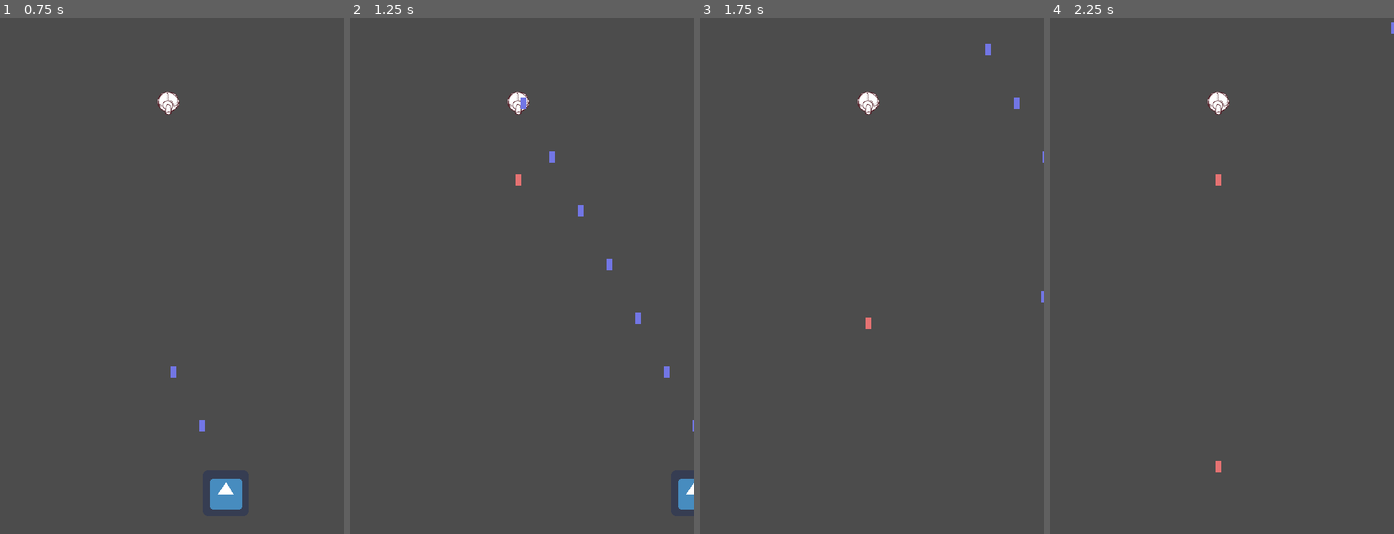
Above: before the commit, frames 1-4 (left to right).
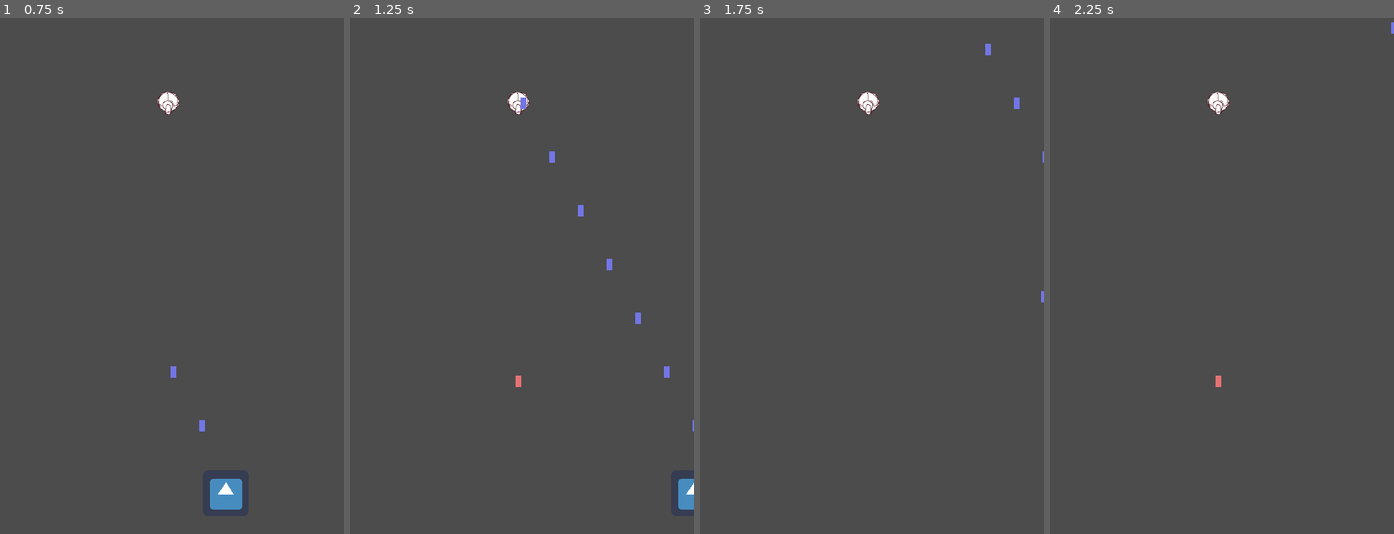
Above: after the commit, the same moments.

Repository: Harrison-Winters/Jet-Pack-Escape
Game: Godot game, scene res://enemy_test.tscn
The game is run twice, just before and just after one commit, with the same random seed, the same clock (stepped at 60 frames per second) and the same inputs. This scene is started directly instead of the project's main scene. The engine's default icon, where the game draws it, is replaced by a stand-in: a white triangle on a blue panel in a dark square.
Inputs:
- Up to frame 1 (0.75 s): tap Enter at 0.5 s; hold Right (ui_right) from 0.53 s (still down); hold Z (shoot) from 0.53 s (still down)
- Up to frame 2 (1.25 s): keep holding Right (ui_right); keep holding Z (shoot)
- Up to frame 3 (1.75 s): release Right (ui_right) at 1.28 s; release Z (shoot) at 1.28 s; hold Down (ui_down) from 1.28 s (still down); tap Z (shoot) at 1.35 s
- Up to frame 4 (2.25 s): release Down (ui_down) at 2.03 s; hold Right (ui_right) from 2.03 s (still down); hold Z (shoot) from 2.03 s (still down)

Frame 1 is identical in both runs. In frame 2, less than 0.1% of the frame differs, in the area x 48-50%, y 30-72%; in frame 3, less than 0.1%; in frame 4, 0.1%, in the area x 48-50%, y 30-89%.

Commit message:
Update enemy_bullet.gd

Diff:
--- a/Jetpack Escape/enemy_bullet.gd
+++ b/Jetpack Escape/enemy_bullet.gd
@@ -1,21 +1,16 @@
-extends Area2D
+extends "res://bullet.gd"
 
 
 # Declare member variables here. Examples:
-var angular_speed = PI
-var speed = 400.0
-var angle = 0
-
-
 # Called when the node enters the scene tree for the first time.
 func _ready():
-	#TODO: set angle to be the rotation angle of parent (player or enemy)
-	pass # Replace with function body.
+	angle = PI
+	#pass # Replace with function body.
 
 
 # Called every frame. 'delta' is the elapsed time since the previous frame.
 func _process(delta):
-	var velocity = Vector2.DOWN.rotated(angle) * speed
+	var velocity = Vector2.UP.rotated(angle) * speed
 	position += velocity * delta
 
 #destroys bullet once it exits the screen
